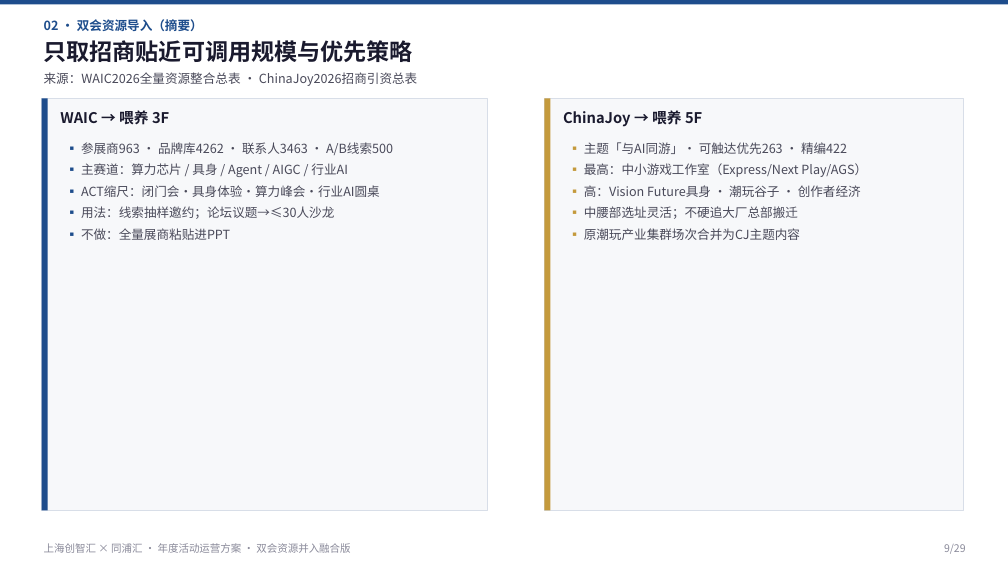
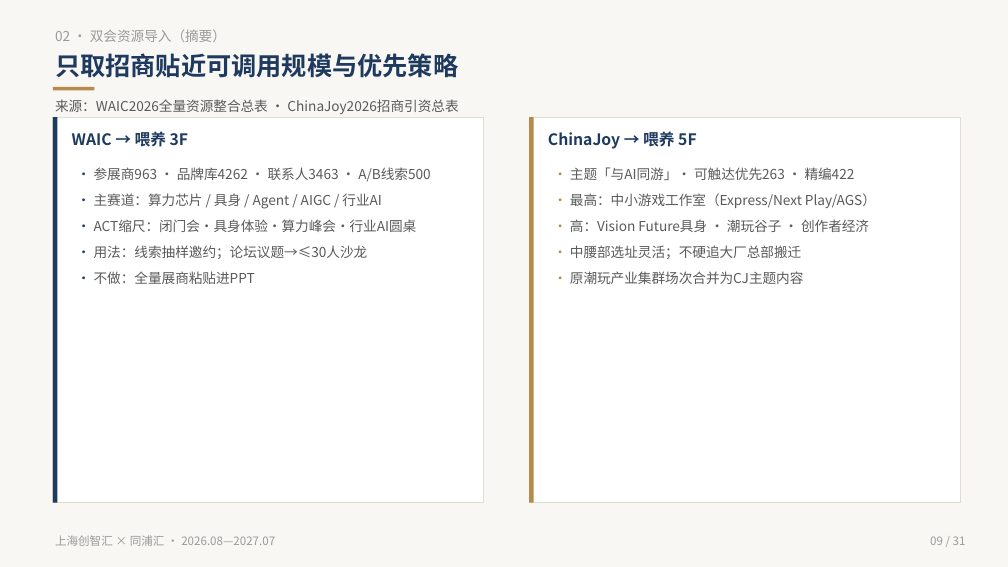
Before and after one commit to hujigang2010-maker/AIDEN, a slide deck: slide 9 of proposal/chuangzhihui-annual-ops-plan-dual-merge.pptx. Drawn at 1008x567 pixels with LibreOffice and Linux fonts; fonts in the diff are those of the drawing. Boxes give left, top, right and bottom in pixels: in the first picture for what was removed or moved away, otherwise in the second. Text is boxed around its words. In the diff, an @@ line names an element or a change of style, - is before the commit and + after.

```diff
--- a/proposal/chuangzhihui-annual-ops-plan-dual-merge.pptx
+++ b/proposal/chuangzhihui-annual-ops-plan-dual-merge.pptx
@@ rectangle removed at <box>0,0,1008,5</box> @@
@@ rectangle added at <box>0,0,1008,567</box>, fill #F8F7F3 @@
@@ text "02 · 双会资源导入（摘要）": place and size @@
-text "02 · 双会资源导入（摘要）" at <box>44,19,203,31</box>
+text "02 · 双会资源导入（摘要）" at <box>55,29,226,42</box>
@@ text "02 · 双会资源导入（摘要）" at <box>55,29,226,42</box>: size 12 to 13 pt, text colour #1E4D8C to #9A9A9A, bold off @@
@@ text "只取招商贴近可调用规模与优先策略": place and size @@
-text "只取招商贴近可调用规模与优先策略" at <box>44,40,413,62</box>
+text "只取招商贴近可调用规模与优先策略" at <box>55,53,458,78</box>
@@ text "只取招商贴近可调用规模与优先策略" at <box>55,53,458,78</box>: size 22 to 24 pt, text colour #1A1A2E to #1E3A5F @@
@@ rectangle added at <box>53,87,95,90</box>, fill #B58A4A @@
@@ text "来源：WAIC2026全量资源整合总表 · ChinaJoy2026招商引资总表": place and size @@
-text "来源：WAIC2026全量资源整合总表 · ChinaJoy2026招商引资总表" at <box>44,72,417,86</box>
+text "来源：WAIC2026全量资源整合总表 · ChinaJoy2026招商引资总表" at <box>55,99,458,114</box>
@@ text "来源：WAIC2026全量资源整合总表 · ChinaJoy2026招商引资总表" at <box>55,99,458,114</box>: size 12 to 13 pt, text colour #4A4A5A to #5A5A5A @@
@@ rectangle: place and size @@
-rectangle at <box>42,98,488,510</box>
+rectangle at <box>53,117,484,503</box>
@@ rectangle at <box>53,117,484,503</box>: fill #F7F8FA to #FFFFFF; outline #D8DEE8 0.8 pt to #E0DCD4 0.8 pt @@
@@ rectangle: place and size @@
-rectangle at <box>42,98,48,510</box>
+rectangle at <box>53,117,57,503</box>
@@ rectangle at <box>53,117,57,503</box>: fill #1E4D8C to #1E3A5F @@
@@ rectangle at <box>529,117,960,503</box>: fill #F7F8FA to #FFFFFF; outline #D8DEE8 0.8 pt to #E0DCD4 0.8 pt @@
@@ rectangle: place and size @@
-rectangle at <box>544,98,964,510</box>
+rectangle at <box>529,117,960,503</box>
@@ rectangle: place and size @@
-rectangle at <box>544,98,551,510</box>
+rectangle at <box>529,117,534,503</box>
@@ rectangle at <box>529,117,534,503</box>: fill #C49A3C to #B58A4A @@
@@ text "WAIC → 喂养 3F": place and size @@
-text "WAIC → 喂养 3F" at <box>60,108,169,127</box>
+text "WAIC → 喂养 3F" at <box>72,131,189,147</box>
@@ text "WAIC → 喂养 3F" at <box>72,131,189,147</box>: size 14 to 15 pt, text colour #1A1A2E to #1E3A5F @@
@@ text "ChinaJoy → 喂养 5F" at <box>548,131,697,149</box>: size 14 to 15 pt, text colour #1A1A2E to #1E3A5F @@
@@ text "ChinaJoy → 喂养 5F": place and size @@
-text "ChinaJoy → 喂养 5F" at <box>563,108,702,127</box>
+text "ChinaJoy → 喂养 5F" at <box>548,131,697,149</box>
@@ text at <box>94,167,430,284</box>: text changed; size 12 to 13 pt; text colour #4A4A5A to #5A5A5A @@
-▪ 参展商963 · 品牌库4262 · 联系人3463 · A/B线索500
-▪ 主赛道：算力芯片 / 具身 / Agent / AIGC / 行业AI
-▪ ACT缩尺：闭门会·具身体验·算力峰会·行业AI圆桌
-▪ 用法：线索抽样邀约；论坛议题→≤30人沙龙
-▪ 不做：全量展商粘贴进PPT
+· 参展商963 · 品牌库4262 · 联系人3463 · A/B线索500
+· 主赛道：算力芯片 / 具身 / Agent / AIGC / 行业AI
+· ACT缩尺：闭门会·具身体验·算力峰会·行业AI圆桌
+· 用法：线索抽样邀约；论坛议题→≤30人沙龙
+· 不做：全量展商粘贴进PPT
@@ text at <box>570,167,876,284</box>: text changed; size 12 to 13 pt; text colour #4A4A5A to #5A5A5A @@
-▪ 主题「与AI同游」· 可触达优先263 · 精编422
-▪ 最高：中小游戏工作室（Express/Next Play/AGS）
-▪ 高：Vision Future具身 · 潮玩谷子 · 创作者经济
-▪ 中腰部选址灵活；不硬追大厂总部搬迁
-▪ 原潮玩产业集群场次合并为CJ主题内容
+· 主题「与AI同游」· 可触达优先263 · 精编422
+· 最高：中小游戏工作室（Express/Next Play/AGS）
+· 高：Vision Future具身 · 潮玩谷子 · 创作者经济
+· 中腰部选址灵活；不硬追大厂总部搬迁
+· 原潮玩产业集群场次合并为CJ主题内容
@@ text at <box>55,535,275,546</box>: text changed; size 10 to 11 pt; text colour #8A8A9A to #9A9A9A @@
-上海创智汇 × 同浦汇 · 年度活动运营方案 · 双会资源并入融合版
+上海创智汇 × 同浦汇 · 2026.08—2027.07
@@ text at <box>930,536,966,545</box>: text changed; size 10 to 11 pt; text colour #8A8A9A to #9A9A9A @@
-9/29
+09 / 31
```
Also in this commit, not shown: 21 other slides changed, 9 slides added, 7 slides removed, 40 other files.
